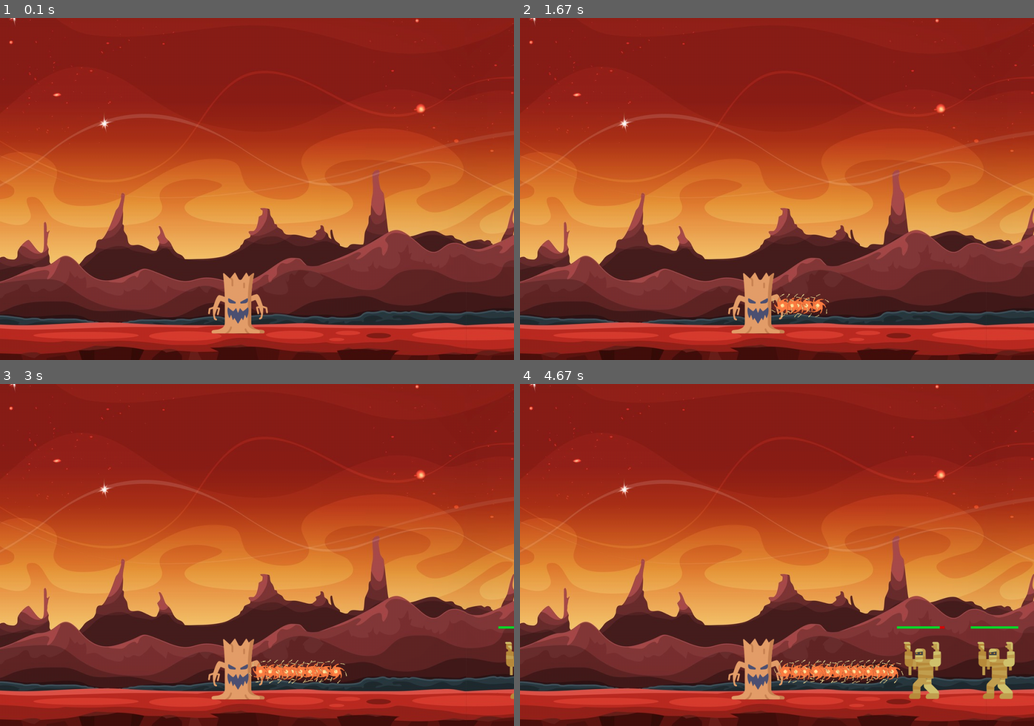
Above: before the commit, frames 1-4 (two rows, left to right).
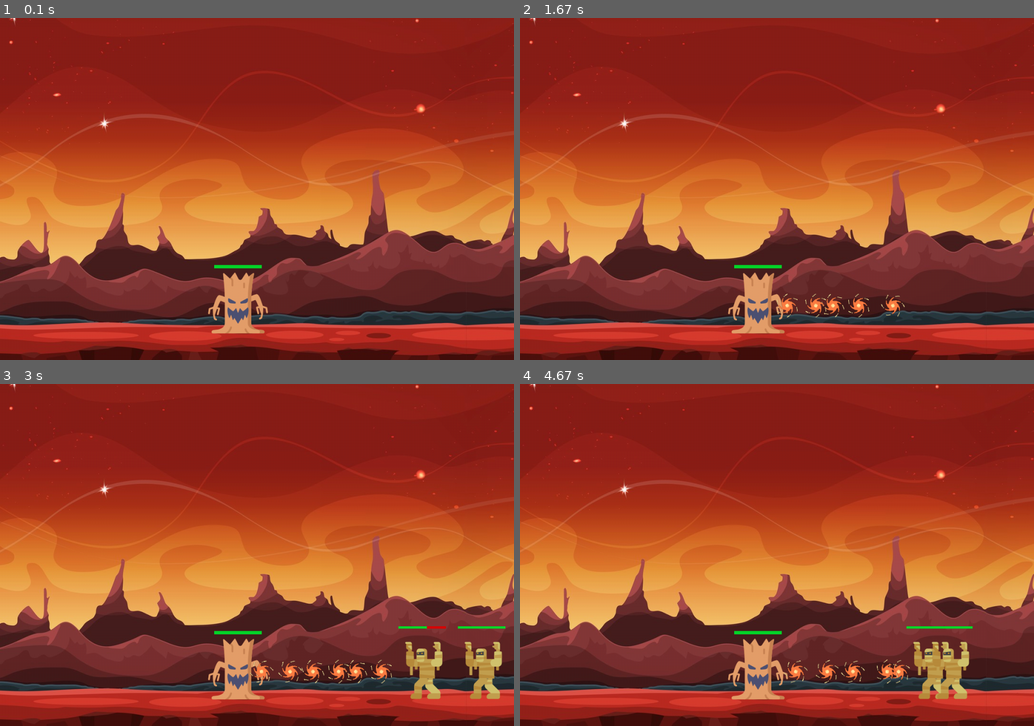
Above: after the commit, the same moments.

Repository: R-Florent/tutojeux
Game: pygame game, started from main.py
The game is run twice, just before and just after one commit, with the same random seed, the same clock (stepped at 60 frames per second) and the same inputs.
Inputs:
- Up to frame 1 (0.1 s): no input
- Up to frame 2 (1.67 s): tap Space at 0.33, 0.73, 1.03, 1.23, 1.57 s
- Up to frame 3 (3 s): tap Space at 1.87, 2.07, 2.37, 2.63, 2.97 s
- Up to frame 4 (4.67 s): tap Space at 3.27, 3.4, 3.8, 4.1, 4.47 s

The runs differ from the first frame. In frame 1, 0.1% of the frame differs, in the area x 41-51%, y 72-74%; in frame 2, 0.8%; in frame 3, 2.7%; in frame 4, 3.3%, in the area x 41-97%, y 70-93%.

Commit message:
Projectile: mise a jour de la vitesse du jeux barre de vie du joeur et il peut prendre des dmg

Diff:
--- a/class_Player.py
+++ b/class_Player.py
@@ -26,3 +26,15 @@
 
     def launch_projectile(self):
         self.all_projectiles.add(Projectile(self))
+
+    def update_health_bar(self, surface):
+
+        #dessiner la barre de vie
+        pygame.draw.rect(surface, (215, 5, 5), [self.rect.x + 50, self.rect.y +20, self.max_health, 7])
+        pygame.draw.rect(surface, (5, 215, 43), [self.rect.x + 50, self.rect.y +20, self.health, 7])
+
+    def take_dmg(self, amount):
+        self.health -= amount
+        if  self.health <= 0:
+            print("le joueur et mort")
+#            pygame.quit()
--- a/main.py
+++ b/main.py
@@ -1,4 +1,6 @@
 import pygame
+from pygame.time import Clock
+
 from game import Game
 
 pygame.init()
@@ -9,17 +11,26 @@
 # importe et ccharger le background du jeux
 background = pygame.image.load('PygameAssets-main/bg.jpg')
 
+clock = pygame.time.Clock()
+
 game = Game()
 
 running = True
 
+#boucle de jeux
+
 while running:
+
+    clock.tick(90)
 
     # appliquer le back gound du jeux
     screen.blit(background, (0, -200))
 
     # applique l'image de mon joueur
     screen.blit(game.player.image, game.player.rect)
+
+    #actualiser la barre de vie du joueur
+    game.player.update_health_bar(screen)
 
     # recuperer les projectiles du joueur
     for projectile in game.player.all_projectiles:
--- a/monstre.py
+++ b/monstre.py
@@ -15,6 +15,7 @@
         self.rect.x = 1080 + random.randint(1, 600)
         self.rect.y = 540
         print(self.velocity)
+
     def take_dmg(self, amount):
         self.health -= amount
 
@@ -28,23 +29,16 @@
             self.velocity = random.randint(1, 5)
 
 
-
     def update_health_bar(self, surface):
-        #definir une couleur pour notre jauge de vie
-        bar_color_red = (215, 5, 5)
-        bar_color = (5, 215, 43)
-
-        #définir la posistion de notre jauge de vie
-        bar_position = [self.rect.x + 10, self.rect.y -30, self.health, 5]
-        bar_position_red = [self.rect.x + 10, self.rect.y - 30, self.max_health, 5]
 
         #dessiner la barre de vie
-        pygame.draw.rect(surface, bar_color_red, bar_position_red)
-        pygame.draw.rect(surface, bar_color, bar_position)
-
+        pygame.draw.rect(surface, (215, 5, 5), [self.rect.x + 10, self.rect.y - 30, self.max_health, 5])
+        pygame.draw.rect(surface, (5, 215, 43), [self.rect.x + 10, self.rect.y -30, self.health, 5])
 
 
     def move(self):
         #le déplacment ne se fait que si il n'est pas en contacte avec le J
         if not self.game.chek_collision(self, self.game.all_players):
             self.rect.x -= self.velocity  # Déplace le joueur vers la droite
+        else:
+            self.game.player.take_dmg(self.attack)
--- a/projectile.py
+++ b/projectile.py
@@ -3,7 +3,7 @@
 class Projectile(pygame.sprite.Sprite):
     def __init__(self, player):
         super().__init__()
-        self.velocity = 1
+        self.velocity = 2
         self.player = player
         self.image = pygame.image.load('PygameAssets-main/projectile.png')
         self.image = pygame.transform.scale(self.image, (50, 50))
